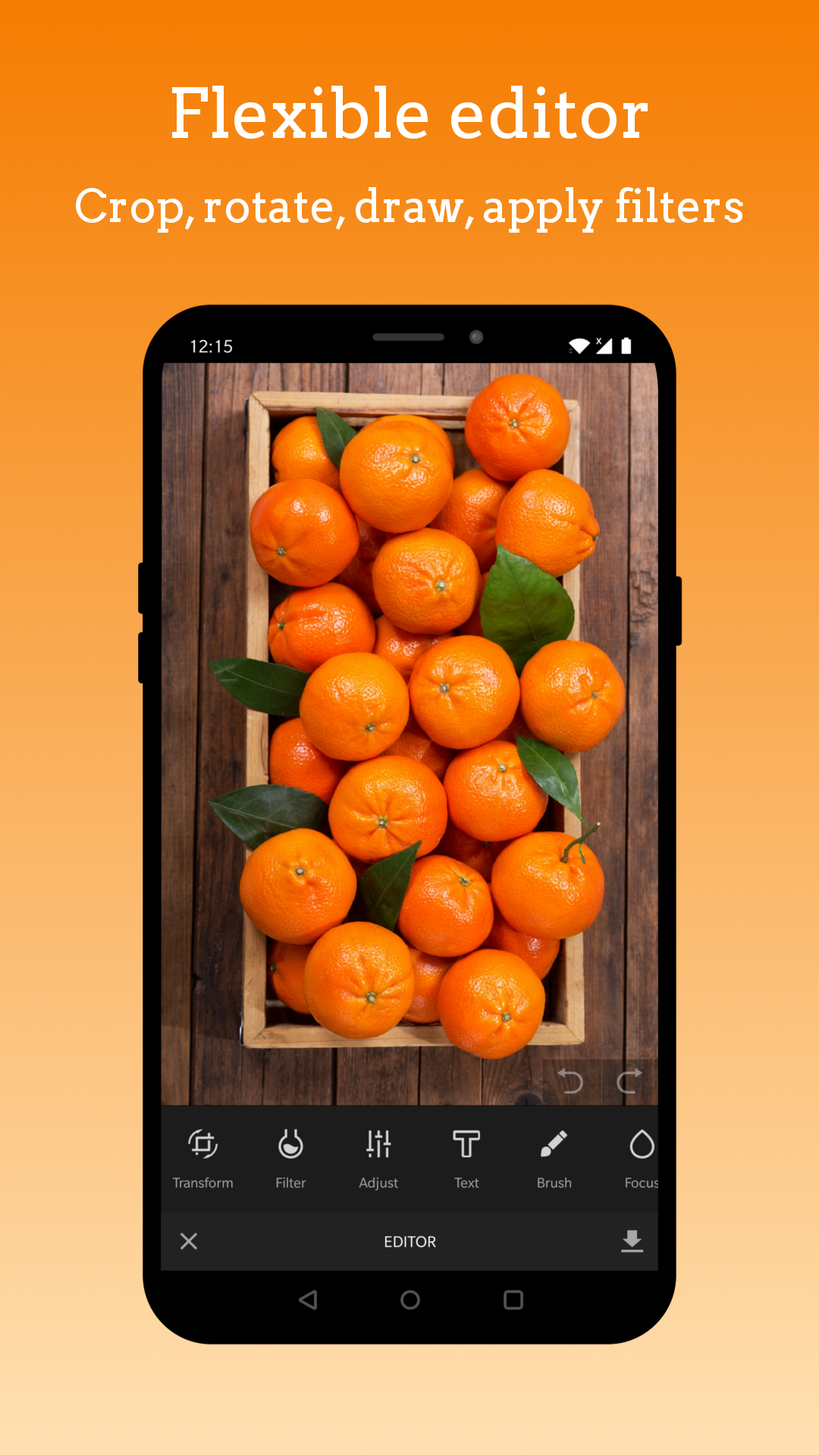
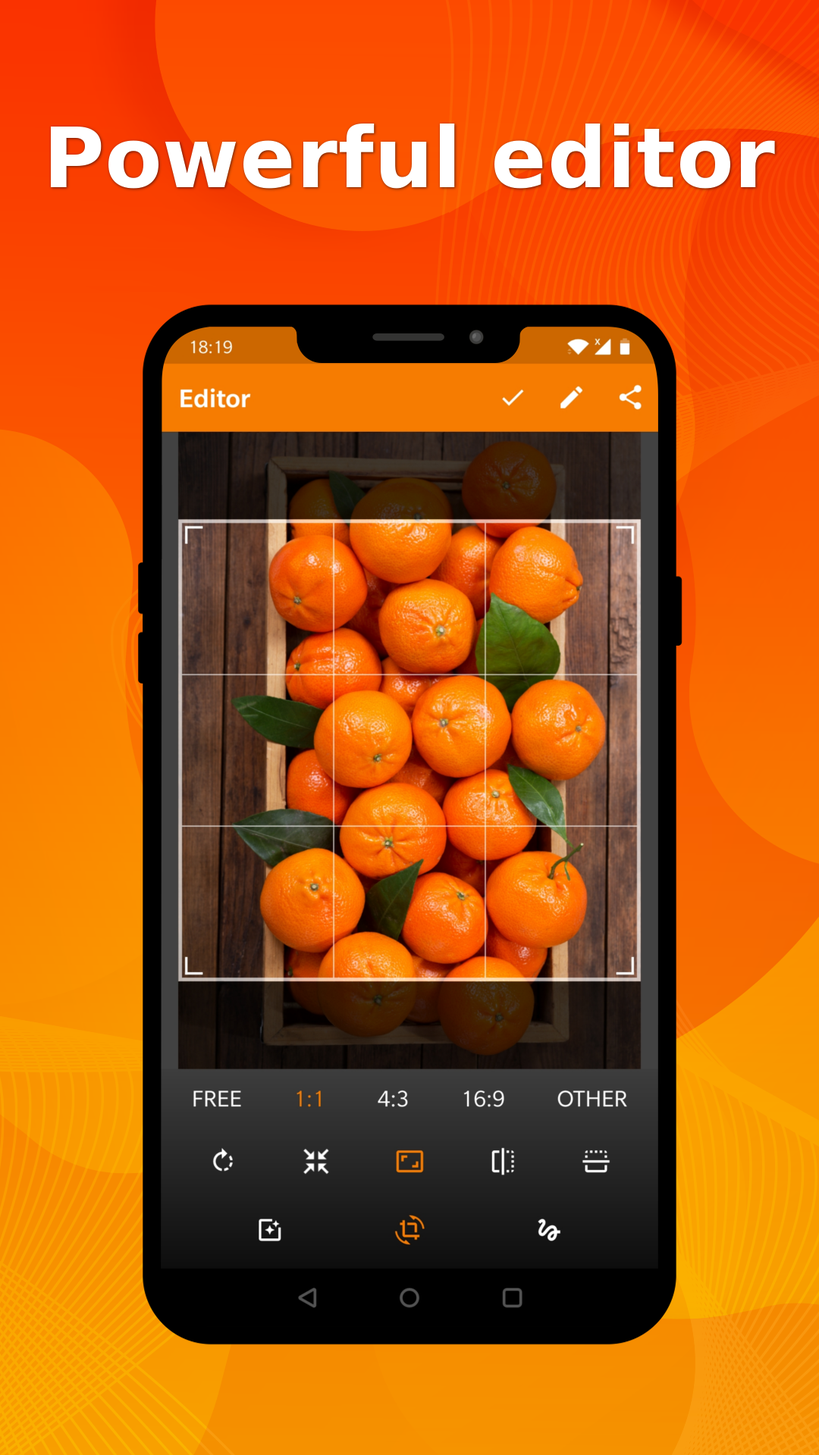
Two versions of the same layered image (819 x 1455). Layer-by-layer changes:
added layer "Drop Shadow #2" (60%) above "header4" over [47, 120, 780, 194]
painted on "header4" over [50, 85, 775, 189]
hid "subheader4" over [75, 187, 743, 233]
added layer "screenshot4_old" above "screenshot4" over [159, 326, 660, 1328]
hid "screenshot4" over [159, 325, 661, 1330]
added layer "bg_1" above "new_bg" over [0, 0, 819, 1455]
hid "new_bg" over [0, 0, 819, 1455]
